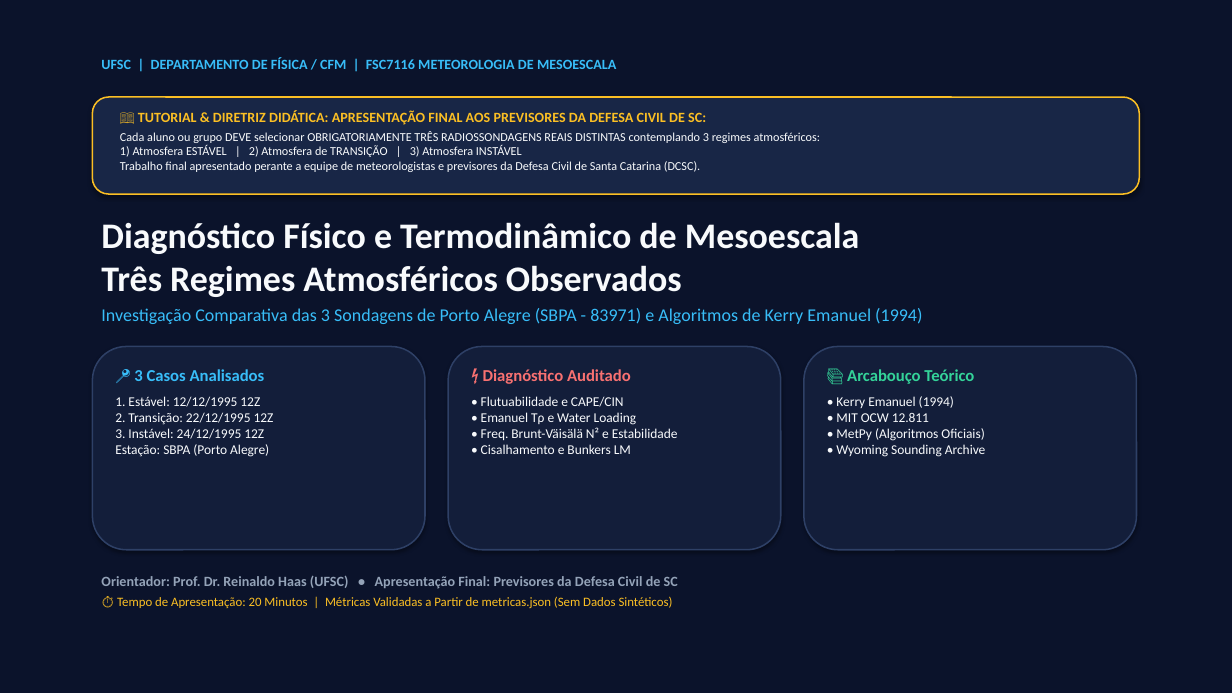
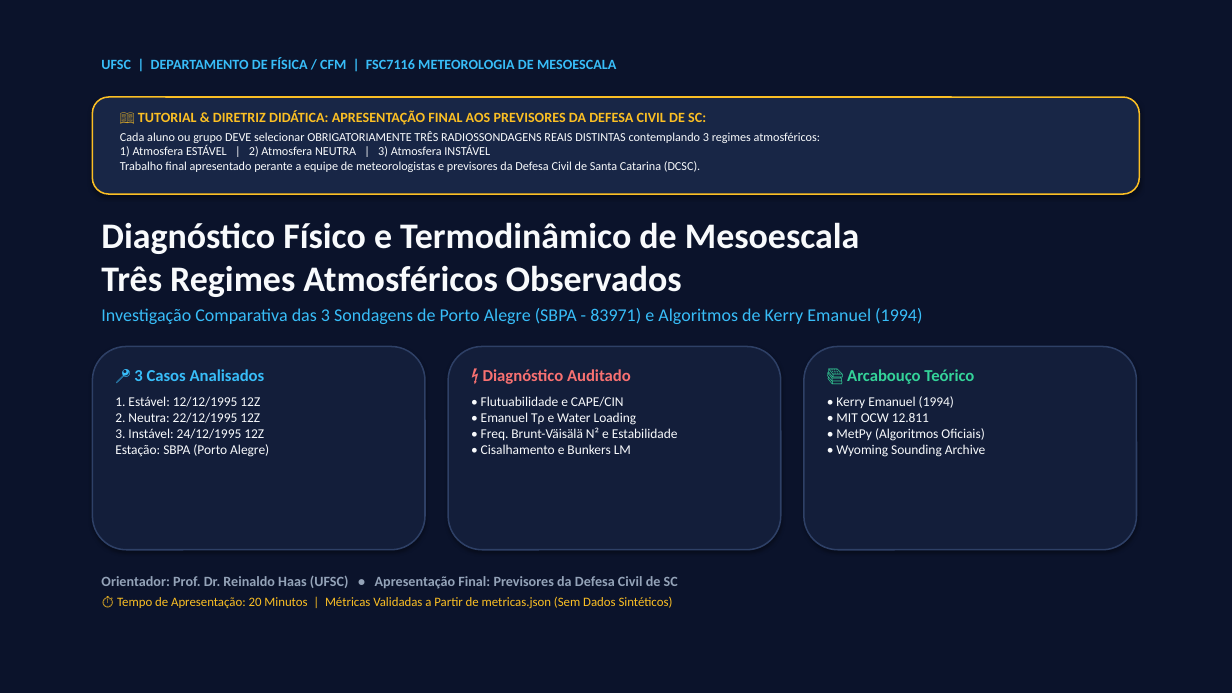
Before and after one commit to reinaldohaas/tarefa-meso, a slide deck: slide 1 of apresentacao_meso.pptx. Drawn at 1232x693 pixels with LibreOffice and Linux fonts; fonts in the diff are those of the drawing. Boxes give left, top, right and bottom in pixels: in the first picture for what was removed or moved away, otherwise in the second. Text is boxed around its words. In the diff, an @@ line names an element or a change of style, - is before the commit and + after.

```diff
--- a/apresentacao_meso.pptx
+++ b/apresentacao_meso.pptx
@@ text at (120,131,820,172): text changed @@
-Cada aluno ou grupo DEVE selecionar OBRIGATORIAMENTE TRÊS RADIOSSONDAGENS REAIS DISTINTAS contemplando 3 regimes atmosféricos:
-1) Atmosfera ESTÁVEL | 2) Atmosfera de TRANSIÇÃO | 3) Atmosfera INSTÁVEL
-Trabalho final apresentado perante a equipe de meteorologistas e previsores da Defesa Civil de Santa Catarina (DCSC).
+Cada aluno ou grupo DEVE selecionar OBRIGATORIAMENTE TRÊS RADIOSSONDAGENS REAIS DISTINTAS contemplando 3 regimes atmosféricos:
+1) Atmosfera ESTÁVEL | 2) Atmosfera NEUTRA | 3) Atmosfera INSTÁVEL
+Trabalho final apresentado perante a equipe de meteorologistas e previsores da Defesa Civil de Santa Catarina (DCSC).
@@ text at (115,396,269,457): text changed @@
-1. Estável: 12/12/1995 12Z
-2. Transição: 22/12/1995 12Z
-3. Instável: 24/12/1995 12Z
-Estação: SBPA (Porto Alegre)
+1. Estável: 12/12/1995 12Z
+2. Neutra: 22/12/1995 12Z
+3. Instável: 24/12/1995 12Z
+Estação: SBPA (Porto Alegre)
```
Also in this commit, not shown: 7 other slides changed, 37 other files.
